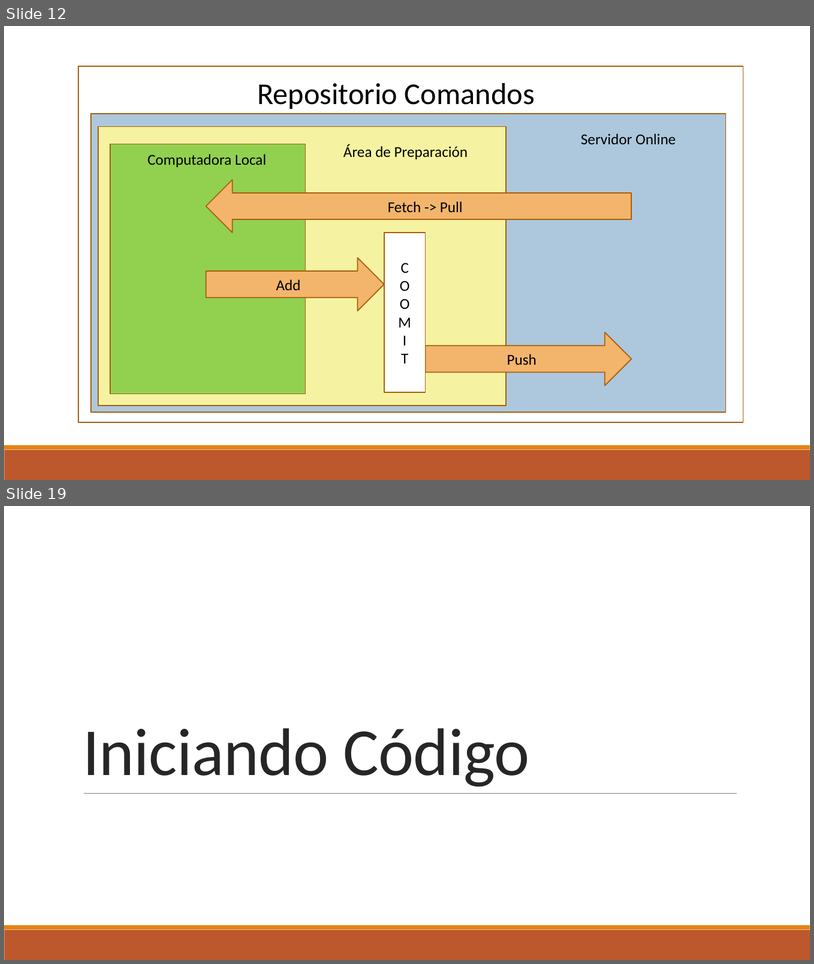
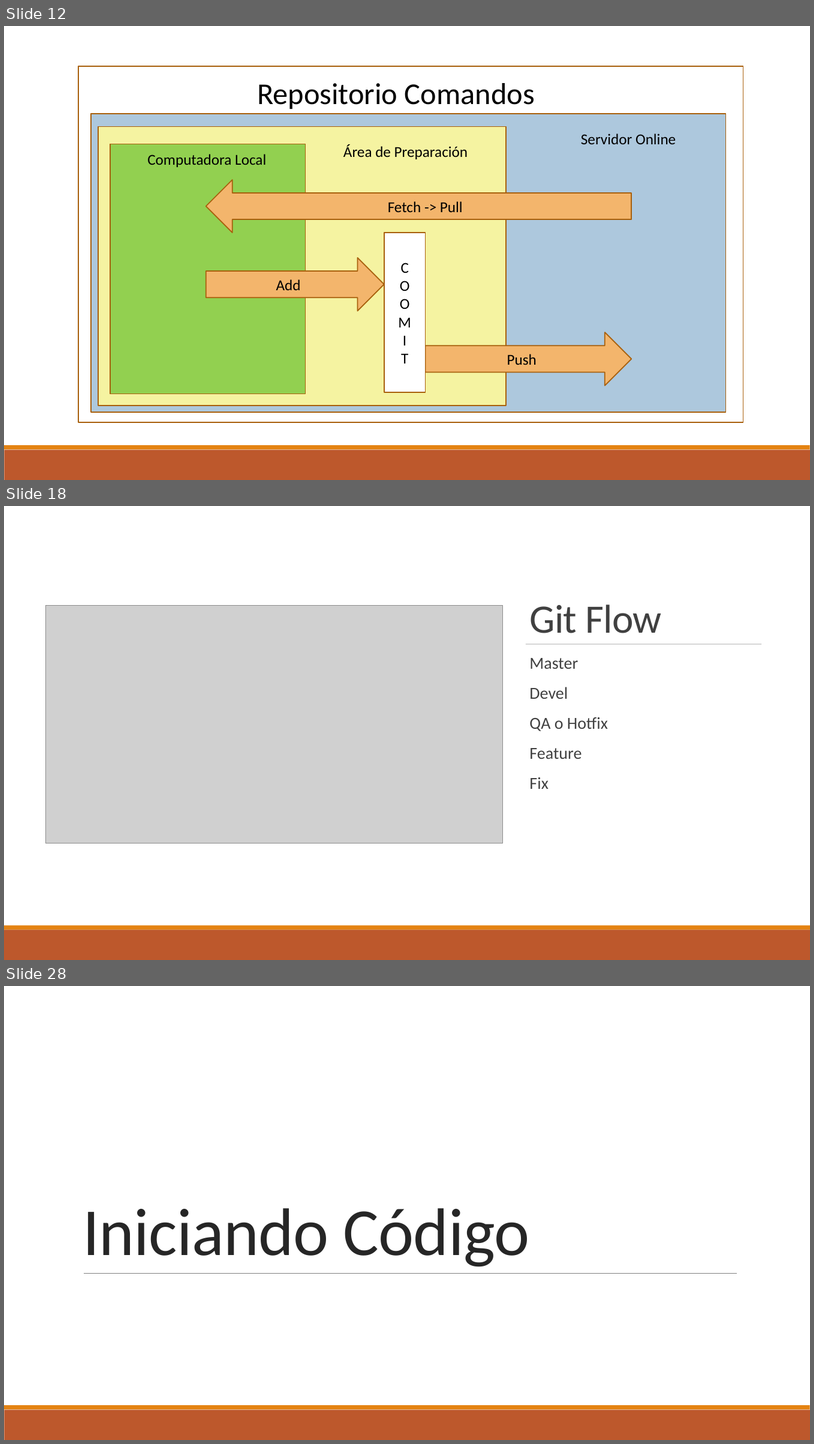
Before and after one commit to DuckHunter213/TutorialGit, a slide deck: Git.pptx. Shown one above the other, each under a label of ours: slides 12 and 19 before the commit, slides 12, 18 and 28 after it; the slides between them are not shown. The pictures are 814x964 and 814x1444 pixels, drawn with LibreOffice and Linux fonts; fonts in the diff are those of the drawing; grey boxes stand for pictures; background and template pictures are left out. Boxes give left, top, right and bottom in pixels: in the first picture for what was removed or moved away, otherwise in the second. Text is boxed around its words. In the diff, an @@ line names an element or a change of style, - is before the commit and + after.

```diff
--- a/Git.pptx
+++ b/Git.pptx
@@ slide 18 added at (x1=4, y1=506, x2=810, y2=960), background #FFFFFF @@
@@ rectangle added at (x1=4, y1=506, x2=810, y2=925), fill #FFFFFF @@
@@ picture added at (x1=46, y1=605, x2=503, y2=843) @@
@@ title added at (x1=530, y1=604, x2=662, y2=633), 48 pt, text #404040 @@
+Git Flow
@@ line added from (526, 644) to (762, 644), #808080 0.5 pt @@
@@ text added at (x1=530, y1=658, x2=608, y2=789), 20 pt, text #404040 @@
+  Master
+  Devel
+  QA o Hotfix
+  Feature
+  Fix
@@ rectangle added at (x1=4, y1=925, x2=810, y2=930), fill #E48312 @@
@@ rectangle added at (x1=4, y1=930, x2=810, y2=960), fill #BD582C @@
@@ what was slide 19 is now slide 28 @@
```
Also in this commit, not shown: 14 other slides added, 2 slides removed.
